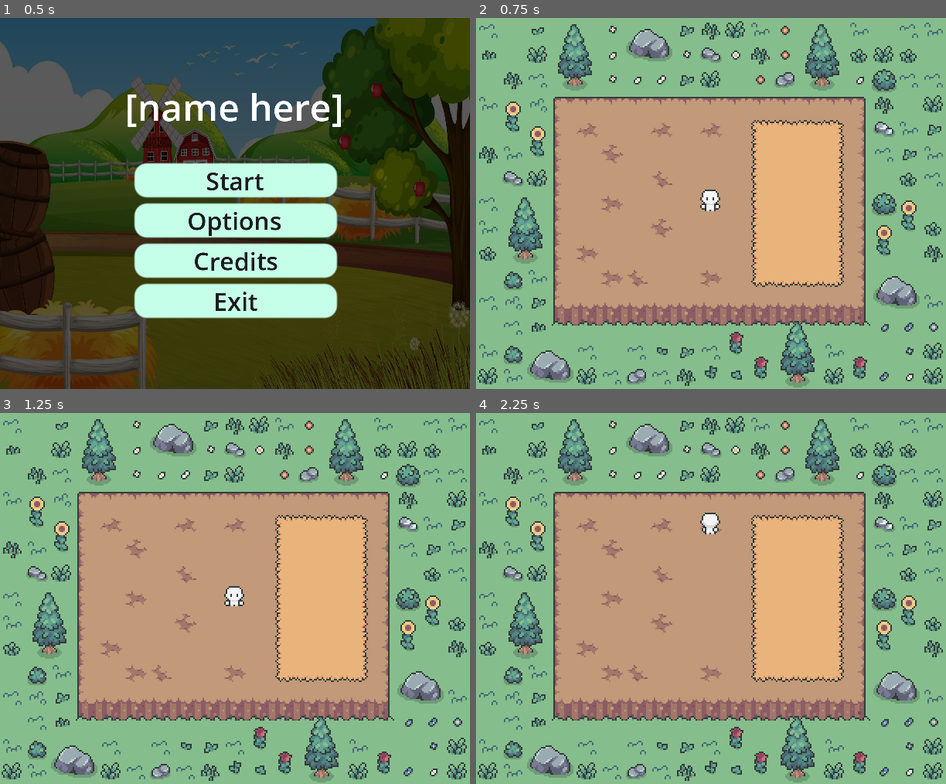
Above: before the commit, frames 1-4 (two rows, left to right).
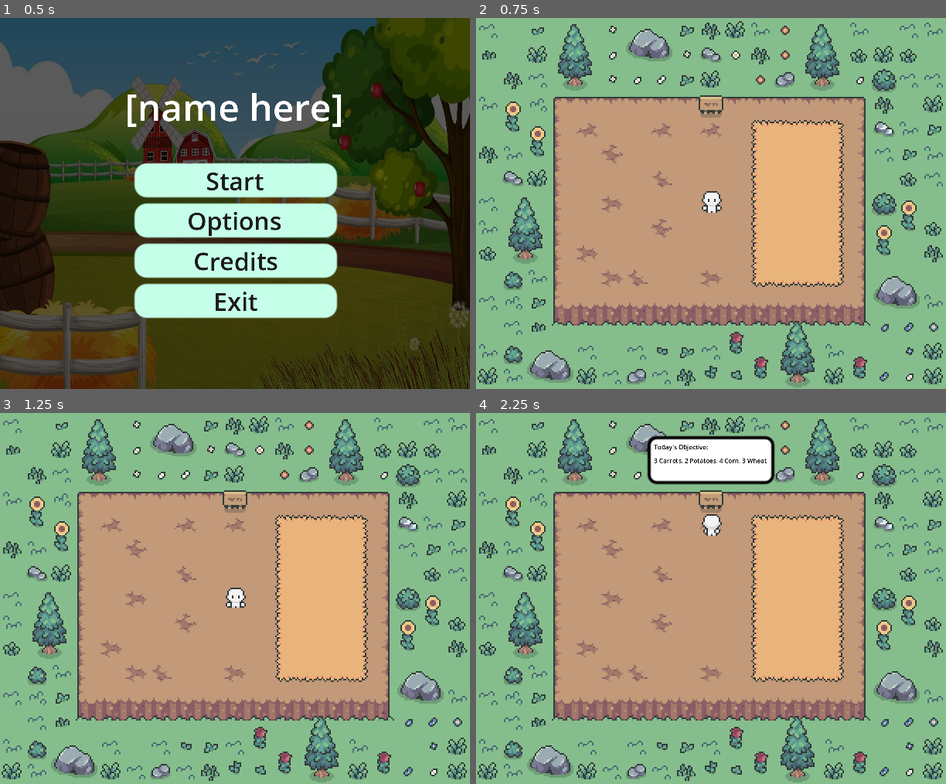
Above: after the commit, the same moments.

Repository: wnskim/LionJam2025
Game: Godot game, scene res://main_menu.tscn
The game is run twice, just before and just after one commit, with the same random seed, the same clock (stepped at 60 frames per second) and the same inputs.
Inputs:
- Up to frame 1 (0.5 s): no input
- Up to frame 2 (0.75 s): click "Start" at 0.5 s
- Up to frame 3 (1.25 s): no input
- Up to frame 4 (2.25 s): tap Enter at 1.25 s; hold W (walk_up) from 1.28 s (still down)

Frame 1 is identical in both runs. In frame 2, 0.3% of the frame differs, in the area x 47-53%, y 20-53%; in frame 3, 0.3%; in frame 4, 3.9%, in the area x 36-64%, y 6-34%.

Commit message:
created interactable objective sign

Diff:
--- /dev/null
+++ b/Sign.tscn
@@ -0,0 +1,61 @@
+[gd_scene load_steps=5 format=3 uid="uid://cfxywf1ai8r0w"]
+
+[ext_resource type="Script" path="res://sign.gd" id="1_wm3dn"]
+[ext_resource type="Texture2D" uid="uid://can8bvt4bba5c" path="res://Assets/Hana Caraka - Topdown Tileset [sample]/Props/sign.png" id="2_a4mnf"]
+
+[sub_resource type="CircleShape2D" id="CircleShape2D_m34l4"]
+radius = 11.0
+
+[sub_resource type="StyleBoxFlat" id="StyleBoxFlat_b1bff"]
+bg_color = Color(1, 1, 1, 1)
+border_width_left = 2
+border_width_top = 2
+border_width_right = 2
+border_width_bottom = 2
+border_color = Color(0, 0, 0, 1)
+corner_radius_top_left = 5
+corner_radius_top_right = 5
+corner_radius_bottom_right = 5
+corner_radius_bottom_left = 5
+
+[node name="Sign" type="Area2D"]
+collision_layer = 2
+collision_mask = 2
+script = ExtResource("1_wm3dn")
+
+[node name="CollisionShape2D" type="CollisionShape2D" parent="."]
+shape = SubResource("CircleShape2D_m34l4")
+
+[node name="Sprite2D" type="Sprite2D" parent="."]
+position = Vector2(0, -2.98023e-08)
+scale = Vector2(1.16406, 1.22098)
+texture = ExtResource("2_a4mnf")
+hframes = 4
+vframes = 3
+frame = 8
+
+[node name="Panel" type="Panel" parent="."]
+anchors_preset = 5
+anchor_left = 0.5
+anchor_right = 0.5
+offset_left = -41.0
+offset_top = -41.0
+offset_right = 41.0
+offset_bottom = -10.0
+grow_horizontal = 2
+theme_override_styles/panel = SubResource("StyleBoxFlat_b1bff")
+
+[node name="Label" type="Label" parent="Panel"]
+layout_mode = 0
+offset_left = 4.0
+offset_top = 4.0
+offset_right = 78.0
+offset_bottom = 27.0
+theme_override_colors/font_color = Color(0, 0, 0, 1)
+theme_override_font_sizes/font_size = 4
+text = "Today's Objective:
+3 Carrots, 2 Potatoes, 4 Corn, 3 Wheat"
+autowrap_mode = 2
+
+[connection signal="body_entered" from="." to="." method="_on_body_entered"]
+[connection signal="body_exited" from="." to="." method="_on_body_exited"]
--- a/main.tscn
+++ b/main.tscn
@@ -1,6 +1,6 @@
-[gd_scene load_steps=30 format=4 uid="uid://dyaexxsau1uau"]
-
-[ext_resource type="PackedScene" uid="uid://b6aubb67kkm6k" path="res://crops/carrot.tscn" id="1_0wg5y"]
+[gd_scene load_steps=34 format=4 uid="uid://dyaexxsau1uau"]
+
+[ext_resource type="Texture2D" uid="uid://6bbrv8v2fpr" path="res://Assets/Hana Caraka - Topdown Tileset [sample]/Props/Other.png" id="1_h1wwh"]
 [ext_resource type="Texture2D" uid="uid://baegsx03aicfo" path="res://Assets/Hana Caraka - Topdown Tileset [sample]/Tileset/Dirt - simplified.png" id="1_txi1i"]
 [ext_resource type="Texture2D" uid="uid://tmsru4whvnhj" path="res://Assets/Hana Caraka - Topdown Tileset [sample]/Props/Stone and Rock.png" id="3_w3khd"]
 [ext_resource type="Texture2D" uid="uid://dlk4yldr7foj6" path="res://Assets/Hana Caraka - Topdown Tileset [sample]/Props/Props-All.png" id="4_f8554"]
@@ -12,8 +12,19 @@
 [ext_resource type="Texture2D" uid="uid://c1slcgxo4g32j" path="res://Assets/Hana Caraka - Farming n Foraging [sample]/misc.png" id="9_4rqan"]
 [ext_resource type="Texture2D" uid="uid://pygr5s5dyuwc" path="res://Assets/Hana Caraka - Topdown Tileset [sample]/Props/Tree.png" id="9_qn4aq"]
 [ext_resource type="Texture2D" uid="uid://cyesbtv4an4od" path="res://Assets/Hana Caraka - Topdown Tileset [sample]/Tileset/Fall - simplified.png" id="10_muql8"]
+[ext_resource type="Texture2D" uid="uid://can8bvt4bba5c" path="res://Assets/Hana Caraka - Topdown Tileset [sample]/Props/sign.png" id="11_j3xvy"]
 [ext_resource type="Texture2D" uid="uid://ff0rcoucoc87" path="res://Assets/Hana Caraka - Topdown Tileset [sample]/Tileset/Spring - simplified.png" id="11_wwcxx"]
 [ext_resource type="PackedScene" uid="uid://caqn4x0wbegu4" path="res://player/player_2.tscn" id="15_6bkba"]
+[ext_resource type="PackedScene" uid="uid://cfxywf1ai8r0w" path="res://Sign.tscn" id="15_8pvvv"]
+
+[sub_resource type="TileSetAtlasSource" id="TileSetAtlasSource_ki6vc"]
+texture = ExtResource("1_h1wwh")
+0:2/next_alternative_id = 2
+0:2/0 = 0
+0:2/1 = 1
+1:2/0 = 0
+2:2/0 = 0
+3:2/0 = 0
 
 [sub_resource type="TileSetAtlasSource" id="TileSetAtlasSource_hrpyn"]
 texture = ExtResource("10_muql8")
@@ -312,6 +323,12 @@
 2:1/0 = 0
 3:1/0 = 0
 
+[sub_resource type="TileSetAtlasSource" id="TileSetAtlasSource_ivy3i"]
+texture = ExtResource("11_j3xvy")
+0:2/next_alternative_id = 2
+0:2/0 = 0
+0:2/1 = 1
+
 [sub_resource type="TileSetAtlasSource" id="TileSetAtlasSource_vj1tg"]
 texture = ExtResource("6_y3qm4")
 0:0/0 = 0
@@ -404,6 +421,8 @@
 sources/13 = SubResource("TileSetAtlasSource_dfnes")
 sources/14 = SubResource("TileSetAtlasSource_v1gxr")
 sources/12 = SubResource("TileSetAtlasSource_wono1")
+sources/0 = SubResource("TileSetAtlasSource_ki6vc")
+sources/5 = SubResource("TileSetAtlasSource_ivy3i")
 
 [sub_resource type="TileSetAtlasSource" id="TileSetAtlasSource_6sq6e"]
 texture = ExtResource("10_muql8")
@@ -426,8 +445,18 @@
 position = Vector2(152, 120)
 zoom = Vector2(0.5, 0.5)
 
-[node name="Crop" parent="." instance=ExtResource("1_0wg5y")]
+[node name="Crop" parent="."]
+_import_path = NodePath("")
+unique_name_in_owner = false
+process_mode = 0
+process_priority = 0
+process_physics_priority = 0
+process_thread_group = 0
+physics_interpolation_mode = 0
+auto_translate_mode = 0
+editor_description = ""
 position = Vector2(216, 88)
+script = null
 
 [node name="Grass" type="TileMapLayer" parent="."]
 use_parent_material = true
@@ -455,4 +484,8 @@
 tile_set = SubResource("TileSet_6scye")
 
 [node name="Player2" parent="." instance=ExtResource("15_6bkba")]
-position = Vector2(112, 96)
+z_index = 10
+position = Vector2(114, 97)
+
+[node name="Sign" parent="." instance=ExtResource("15_8pvvv")]
+position = Vector2(152, 56)
--- a/player.gd
+++ /dev/null
@@ -1,52 +0,0 @@
-extends Sprite2D
-
-@onready var tile_map = $"../TileMap"
-@onready var sprite2d = $Sprite2D
-var is_moving = false
-
-
-
-func _physics_process(delta):
-	if is_moving == false:
-		return
-	if global_position == sprite2d.global_position:
-		is_moving = false
-		return
-
-	sprite2d.global_position = sprite2d.global_position.move_toward(global_position, 1.3)
-
-
-func _process(delta):
-	if is_moving:
-		return
-
-	if Input.is_action_pressed("Down"):
-		move(Vector2.DOWN)
-	elif Input.is_action_pressed("Up"):
-		move(Vector2.UP)
-	elif Input.is_action_pressed("Left"):
-		move(Vector2.LEFT)
-	elif Input.is_action_pressed("Right"):
-		move(Vector2.RIGHT)
-
-
-func move(direction: Vector2):
-	# get current tile Vector2i
-	var current_tile: Vector2i = tile_map.local_to_map(global_position)
-	# get target tile Vector2i
-	var target_tile: Vector2i = Vector2i(
-		current_tile.x + direction.x,
-		current_tile.y + direction.y,
-	)
-	# get custom data layer from target tile
-	var tile_data: TileData = tile_map.get_cell_tile_data(0, target_tile)
-
-	if tile_data.get_custom_data("walkable") == false:
-		return
-
-	# Move player
-	is_moving = true
-
-	global_position = tile_map.map_to_local(target_tile)
-
-	sprite2d.global_position = tile_map.map_to_local(current_tile)
--- a/player.tscn
+++ /dev/null
@@ -1,3 +0,0 @@
-[gd_scene format=3 uid="uid://dapmx6jx8sofk"]
-
-[node name="Node2D" type="Node2D"]
--- a/player/player_2.tscn
+++ b/player/player_2.tscn
@@ -458,15 +458,20 @@
 [sub_resource type="CircleShape2D" id="CircleShape2D_xbye4"]
 radius = 8.0
 
+[sub_resource type="CircleShape2D" id="CircleShape2D_e8uqq"]
+radius = 11.0
+
 [node name="Player2" type="CharacterBody2D"]
+collision_layer = 3
 
 [node name="AnimatedSprite2D" type="AnimatedSprite2D" parent="."]
-position = Vector2(40, 22)
+position = Vector2(39, 22)
 sprite_frames = SubResource("SpriteFrames_g7b0c")
 animation = &"idle_front"
 autoplay = "idle_front"
 
 [node name="CollisionShape2D" type="CollisionShape2D" parent="."]
+visible = false
 position = Vector2(39, 22)
 shape = SubResource("CircleShape2D_xbye4")
 
@@ -483,3 +488,17 @@
 script = ExtResource("9_moyji")
 player = NodePath("../..")
 animated_sprite_2d = NodePath("../../AnimatedSprite2D")
+
+[node name="Interaction Components" type="Node2D" parent="."]
+z_index = 1
+
+[node name="InteractionArea" type="Area2D" parent="Interaction Components"]
+collision_layer = 0
+collision_mask = 2
+
+[node name="CollisionShape2D" type="CollisionShape2D" parent="Interaction Components/InteractionArea"]
+position = Vector2(39, 22)
+shape = SubResource("CircleShape2D_e8uqq")
+
+[connection signal="area_entered" from="Interaction Components/InteractionArea" to="StateMachine" method="_on_interaction_area_area_entered"]
+[connection signal="area_exited" from="Interaction Components/InteractionArea" to="StateMachine" method="_on_interaction_area_area_exited"]
--- a/project.godot
+++ b/project.godot
@@ -54,6 +54,7 @@
 [layer_names]
 
 2d_physics/layer_1="dirt"
+2d_physics/layer_2="interactions"
 
 [rendering]
 
--- a/scripts/state_machine/node_state_machine.gd
+++ b/scripts/state_machine/node_state_machine.gd
@@ -2,6 +2,8 @@
 extends Node
 
 @export var initial_node_state : NodeState
+
+@onready var all_interactions = []
 
 var node_states : Dictionary = {}
 var current_node_state : NodeState
@@ -27,7 +29,6 @@
 	if current_node_state:
 		current_node_state._on_physics_process(delta)
 		current_node_state._on_next_transitions()
-		print("Current State: ", current_node_state_name)
 
 
 func transition_to(node_state_name : String) -> void:
@@ -46,4 +47,11 @@
 
 	current_node_state = new_node_state
 	current_node_state_name = current_node_state.name.to_lower()
-	print("Current State: ", current_node_state_name)
+
+
+func _on_interaction_area_area_entered(area: Area2D) -> void:
+	all_interactions.insert(0, area)
+
+
+func _on_interaction_area_area_exited(area: Area2D) -> void:
+	all_interactions.erase(area)
--- /dev/null
+++ b/sign.gd
@@ -0,0 +1,16 @@
+extends Area2D
+
+
+@export var interact_label = "none"
+@export var interact_type = "none"
+@export var interact_value = "none"
+
+func _ready() -> void:
+	get_node("Panel").hide()
+
+func _on_body_entered(body: Node2D):
+	get_node("Panel").show()
+
+
+func _on_body_exited(body: Node2D) -> void:
+	get_node("Panel").hide()
Binary file added: Assets/Hana Caraka - Topdown Tileset [sample]/Props/sign.png
Not shown, added: Assets/Hana Caraka - Topdown Tileset [sample]/Props/sign.png.import
Not shown: 1 places in player/player_2.tscn that only renumber resources
Not shown, changed: Assets/.DS_Store
